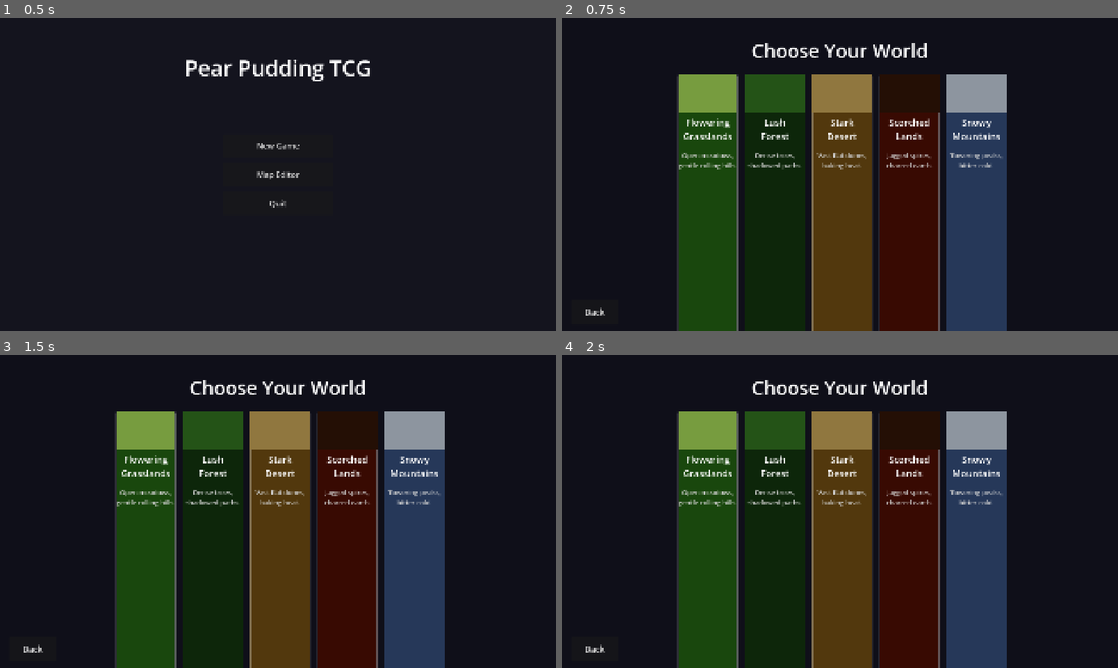
Above: before the commit, frames 1-4 (two rows, left to right).
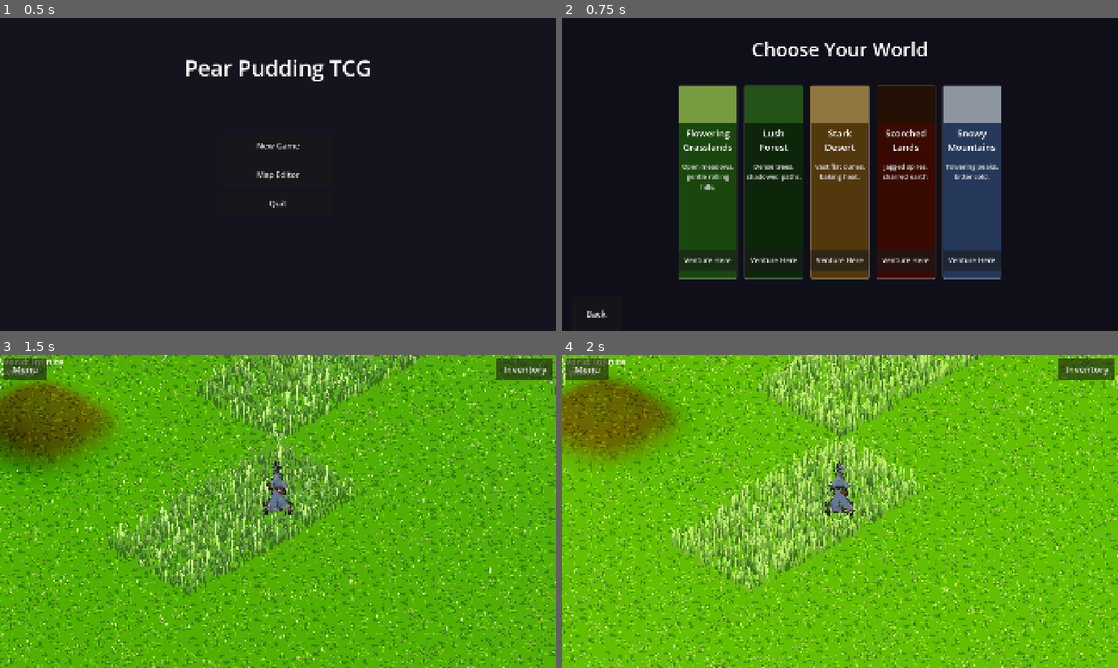
Above: after the commit, the same moments.

Repository: ChrisPauly97/pear-pudding-godot
Game: Godot game, scene res://scenes/ui/MenuScene.tscn
Two runs of this game, one before a commit and one after it. Both use one fixed random seed, a clock stepped at 60 frames per second and the inputs below.
Inputs (mouse positions are in pixels of both pictures, inside the frame that each line leads up to):
- Up to frame 1 (0.5 s): no input
- Up to frame 2 (0.75 s): click "New Game" at 0.5 s
- Up to frame 3 (1.5 s): click (144, 596) at 1.25 s, where only the run after the commit has a clickable "Venture Here"
- Up to frame 4 (2 s): no input

Frame 1 is identical in both runs. In frame 2, 19% of the frame differs, in the area x 4-80%, y 7-100%; in frame 3, 100%, in the area x 0-100%, y 0-100%; in frame 4, 100%.

Commit message:
Fix biome selection cards not clickable
Replace manual set_deferred position hack with a proper VBoxContainer +
CenterContainer layout. Godot's layout engine now places the card HBox
correctly so the visual rect and input hitbox always match.

https://claude.ai/code/session_013Hi9ZV7gx9m9CLvEqN4CkV

Diff:
--- a/scenes/ui/BiomeSelectionScene.gd
+++ b/scenes/ui/BiomeSelectionScene.gd
@@ -18,7 +18,6 @@
 	"Towering peaks,\nbitter cold.",
 ]
 
-# Darker card panel colors (background behind the swatch)
 const _CARD_BG: Array[Color] = [
 	Color(0.10, 0.28, 0.05),   # Grasslands
 	Color(0.05, 0.15, 0.04),   # Forest
@@ -28,60 +27,66 @@
 ]
 
 func _ready() -> void:
+	var vh: float = get_viewport().get_visible_rect().size.y
+
+	# Background
 	var bg := ColorRect.new()
 	bg.set_anchors_preset(Control.PRESET_FULL_RECT)
 	bg.color = Color(0.06, 0.06, 0.10)
 	add_child(bg)
 
-	var vh: float = get_viewport().get_visible_rect().size.y
+	# Root VBoxContainer fills the screen and drives all layout — no manual positioning
+	var root := VBoxContainer.new()
+	root.set_anchors_preset(Control.PRESET_FULL_RECT)
+	root.add_theme_constant_override("separation", 0)
+	add_child(root)
+
+	# Top padding
+	var top_pad := Control.new()
+	top_pad.custom_minimum_size = Vector2(0, int(vh * 0.04))
+	root.add_child(top_pad)
 
 	# Title
 	var title := Label.new()
-	title.set_anchors_preset(Control.PRESET_TOP_WIDE)
-	title.offset_top = int(vh * 0.04)
-	title.offset_bottom = int(vh * 0.17)
 	title.text = "Choose Your World"
 	title.horizontal_alignment = HORIZONTAL_ALIGNMENT_CENTER
+	title.custom_minimum_size = Vector2(0, int(vh * 0.12))
 	title.vertical_alignment = VERTICAL_ALIGNMENT_CENTER
 	title.add_theme_font_size_override("font_size", int(vh * 0.062))
-	add_child(title)
+	root.add_child(title)
 
-	# Cards area — a CenterContainer so the HBox stays centered regardless of count
-	var cards_area := Control.new()
-	cards_area.set_anchors_preset(Control.PRESET_FULL_RECT)
-	cards_area.offset_top = int(vh * 0.18)
-	cards_area.offset_bottom = int(-vh * 0.12)
-	add_child(cards_area)
+	# CenterContainer holds the card row and expands to fill remaining space
+	var center := CenterContainer.new()
+	center.size_flags_vertical = Control.SIZE_EXPAND_FILL
+	root.add_child(center)
 
 	var hbox := HBoxContainer.new()
 	hbox.add_theme_constant_override("separation", int(vh * 0.022))
-	cards_area.add_child(hbox)
+	center.add_child(hbox)
 
 	var card_w: float = vh * 0.19
-	var card_h: float = vh * 0.60
+	var card_h: float = vh * 0.62
 
 	for i in range(BiomeDef.COUNT):
 		hbox.add_child(_make_card(i, card_w, card_h, vh))
 
-	# Center the HBox manually after adding children (layout happens after _ready,
-	# so we use a deferred call to read the final size)
-	hbox.set_deferred(&"position", Vector2(
-		(get_viewport().get_visible_rect().size.x - card_w * BiomeDef.COUNT
-			- vh * 0.022 * (BiomeDef.COUNT - 1)) * 0.5,
-		0.0
-	))
+	# Bottom bar — back button left-aligned, fixed height
+	var bottom_bar := HBoxContainer.new()
+	bottom_bar.custom_minimum_size = Vector2(0, int(vh * 0.11))
+	bottom_bar.alignment = BoxContainer.ALIGNMENT_BEGIN
+	bottom_bar.add_theme_constant_override("separation", 0)
+	root.add_child(bottom_bar)
 
-	# Back button — bottom-left
+	var left_pad := Control.new()
+	left_pad.custom_minimum_size = Vector2(int(vh * 0.03), 0)
+	bottom_bar.add_child(left_pad)
+
 	var back_btn := Button.new()
-	back_btn.set_anchors_preset(Control.PRESET_BOTTOM_LEFT)
-	back_btn.offset_top    = int(-vh * 0.10)
-	back_btn.offset_bottom = int(-vh * 0.02)
-	back_btn.offset_left   = int(vh * 0.03)
-	back_btn.offset_right  = int(vh * 0.03 + vh * 0.15)
 	back_btn.text = "Back"
+	back_btn.custom_minimum_size = Vector2(int(vh * 0.16), int(vh * 0.07))
 	back_btn.add_theme_font_size_override("font_size", int(vh * 0.028))
 	back_btn.pressed.connect(_on_back)
-	add_child(back_btn)
+	bottom_bar.add_child(back_btn)
 
 func _make_card(biome_id: int, card_w: float, card_h: float, vh: float) -> PanelContainer:
 	var panel := PanelContainer.new()
@@ -100,11 +105,11 @@
 	vbox.add_theme_constant_override("separation", int(vh * 0.012))
 	panel.add_child(vbox)
 
-	# Color swatch strip at top — uses the actual grass tint from BiomeDef
+	# Color swatch strip at top
 	var swatch := ColorRect.new()
 	var gt: Color = BiomeDef.GRASS_TINT[biome_id]
 	swatch.color = Color(gt.r * 0.65, gt.g * 0.65, gt.b * 0.65)
-	swatch.custom_minimum_size = Vector2(card_w, int(vh * 0.12))
+	swatch.custom_minimum_size = Vector2(0, int(vh * 0.12))
 	vbox.add_child(swatch)
 
 	# Biome name
@@ -129,7 +134,7 @@
 	tag_lbl.add_theme_color_override("font_color", Color(0.82, 0.82, 0.82))
 	vbox.add_child(tag_lbl)
 
-	# Push button to bottom
+	# Spacer pushes button to bottom
 	var spacer := Control.new()
 	spacer.size_flags_vertical = Control.SIZE_EXPAND_FILL
 	vbox.add_child(spacer)
@@ -137,7 +142,8 @@
 	# "Venture Here" button
 	var btn := Button.new()
 	btn.text = "Venture Here"
-	btn.custom_minimum_size = Vector2(card_w - int(vh * 0.04), int(vh * 0.065))
+	btn.custom_minimum_size = Vector2(0, int(vh * 0.065))
+	btn.size_flags_horizontal = Control.SIZE_EXPAND_FILL
 	btn.add_theme_font_size_override("font_size", int(vh * 0.024))
 	var captured_id := biome_id
 	btn.pressed.connect(func() -> void: _on_biome_chosen(captured_id))
